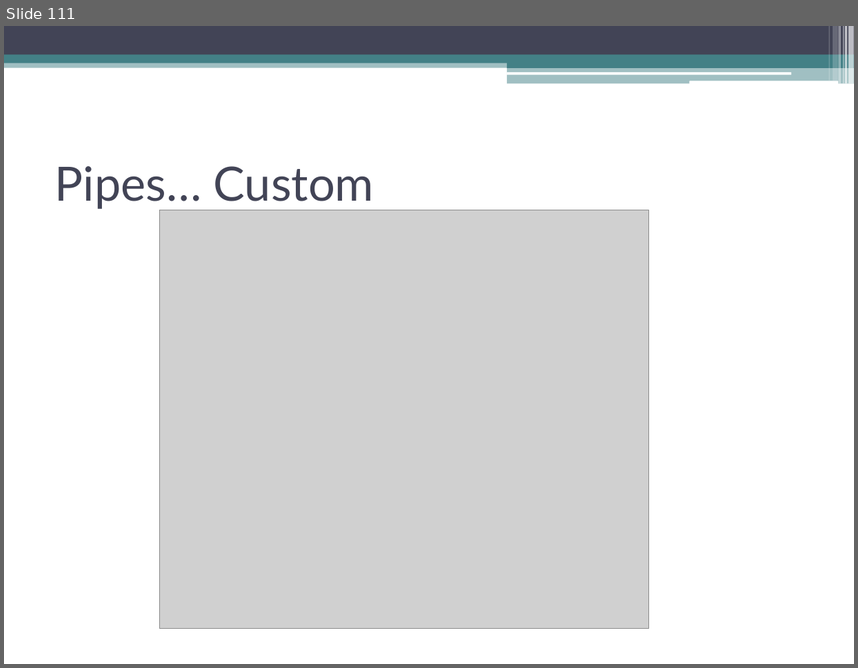
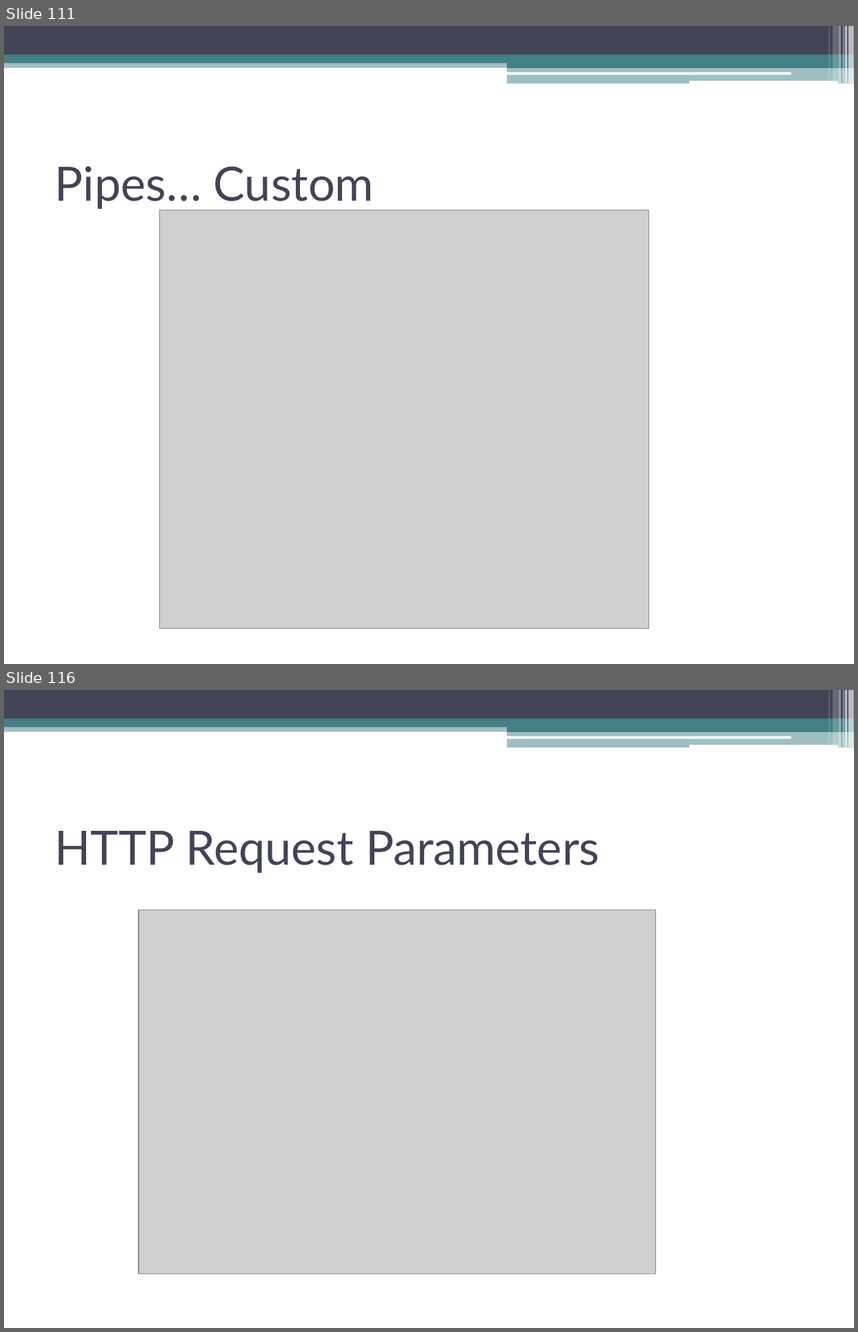
Before and after one commit to akjkhatri/mean_stack, a slide deck: MEAN Stack Workshop.pptx. Shown one above the other, each under a label of ours: slide 111 before the commit, slides 111 and 116 after it; the slides between them are not shown. The pictures are 858x668 and 858x1332 pixels, drawn with LibreOffice and Linux fonts; fonts in the diff are those of the drawing; grey boxes stand for pictures. Boxes give left, top, right and bottom in pixels: in the first picture for what was removed or moved away, otherwise in the second. Text is boxed around its words. In the diff, an @@ line names an element or a change of style, - is before the commit and + after.

```diff
--- a/MEAN Stack Workshop.pptx
+++ b/MEAN Stack Workshop.pptx
@@ slide 116 added at bbox=[4, 690, 854, 1328], background #FFFFFF; not listed: 13 template elements that a slide beside it also shows @@
@@ title added at bbox=[55, 831, 599, 873], 40 pt, text #424456 @@
+HTTP Request Parameters
@@ picture added at bbox=[139, 909, 655, 1273] @@
```
Also in this commit, not shown: 1 slide changed, 15 other slides added.
